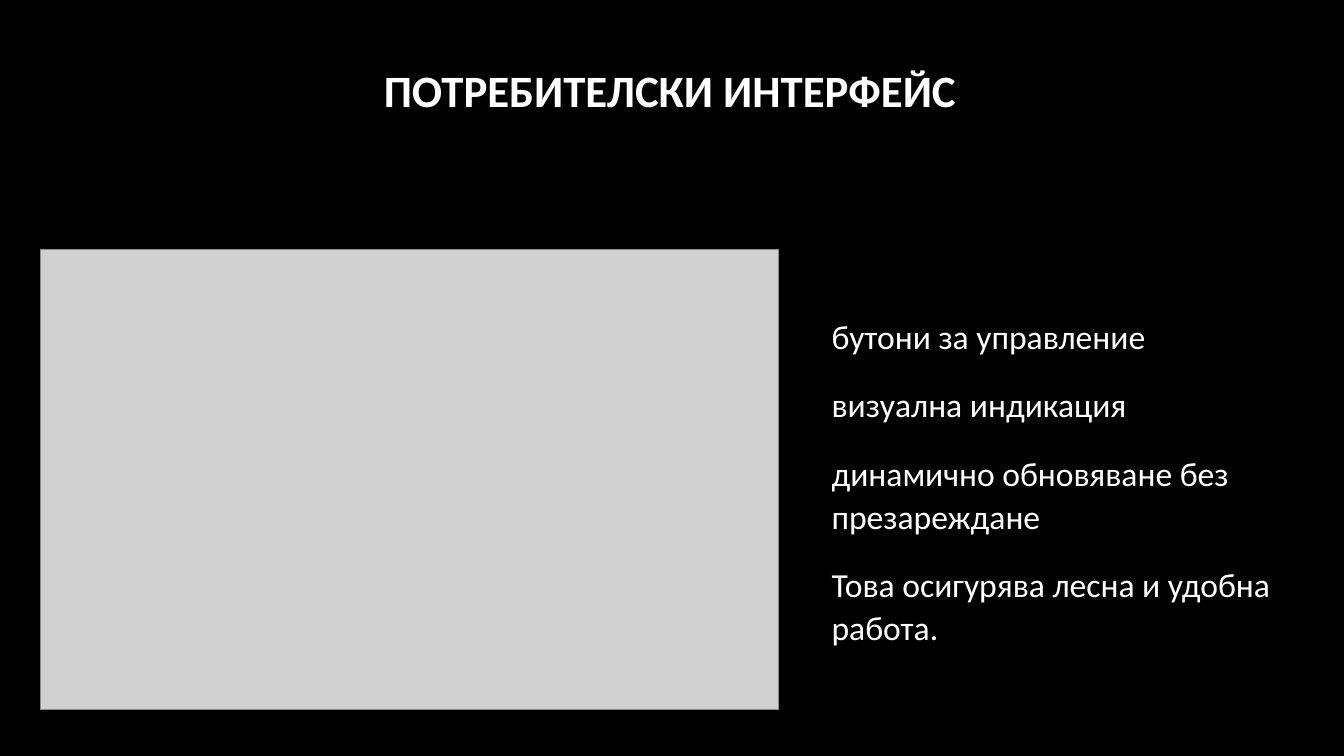
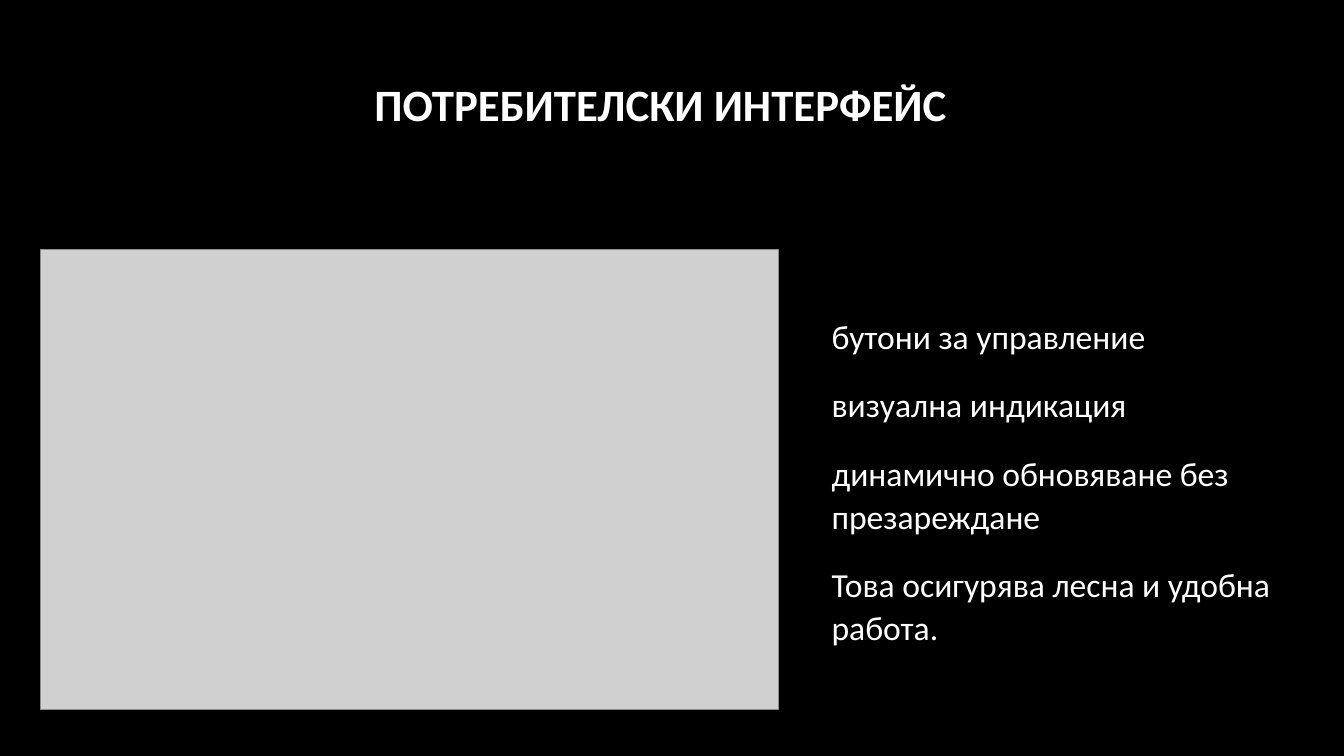
Before and after one commit to pgee-dzi2024/ThemeSP_2603, a slide deck: slide 8 of DR/Защита.pptx. Drawn at 1344x756 pixels with LibreOffice and Linux fonts; fonts in the diff are those of the drawing; grey boxes stand for pictures; background and template pictures are left out. Boxes give left, top, right and bottom in pixels: in the first picture for what was removed or moved away, otherwise in the second. Text is boxed around its words. In the diff, an @@ line names an element or a change of style, - is before the commit and + after.

```diff
--- a/DR/Защита.pptx
+++ b/DR/Защита.pptx
@@ title "ПОТРЕБИТЕЛСКИ ИНТЕРФЕЙС": place and size @@
-title "ПОТРЕБИТЕЛСКИ ИНТЕРФЕЙС" at bbox=[384, 70, 955, 108]
+title "ПОТРЕБИТЕЛСКИ ИНТЕРФЕЙС" at bbox=[374, 84, 946, 122]
```
Also in this commit, not shown: 6 other slides changed.
